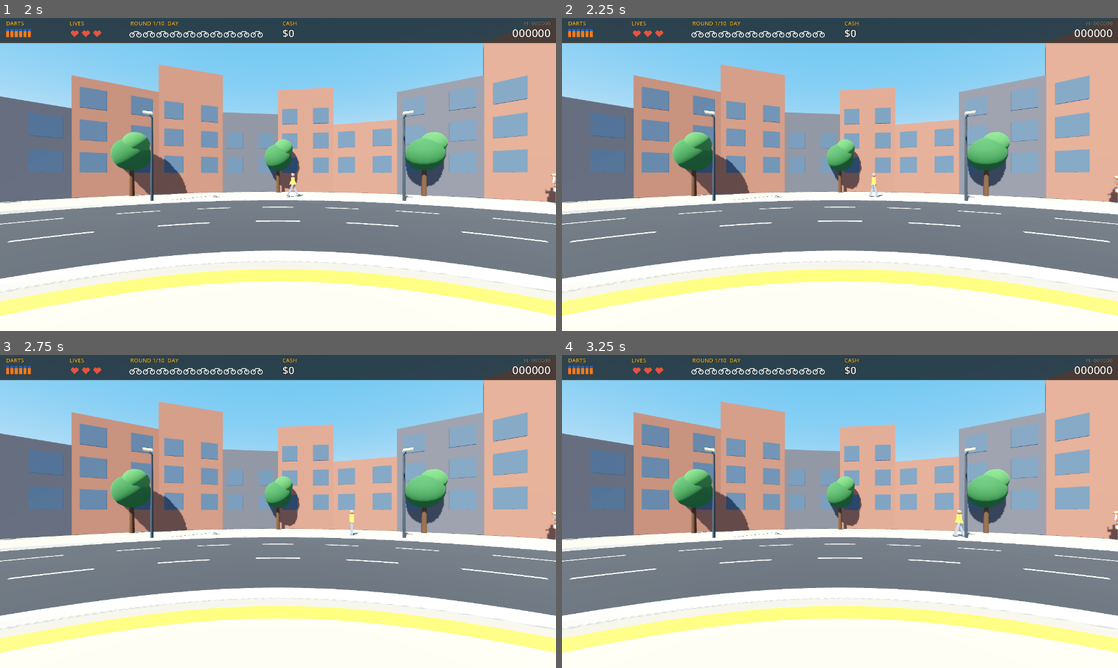
Above: before the commit, frames 1-4 (two rows, left to right).
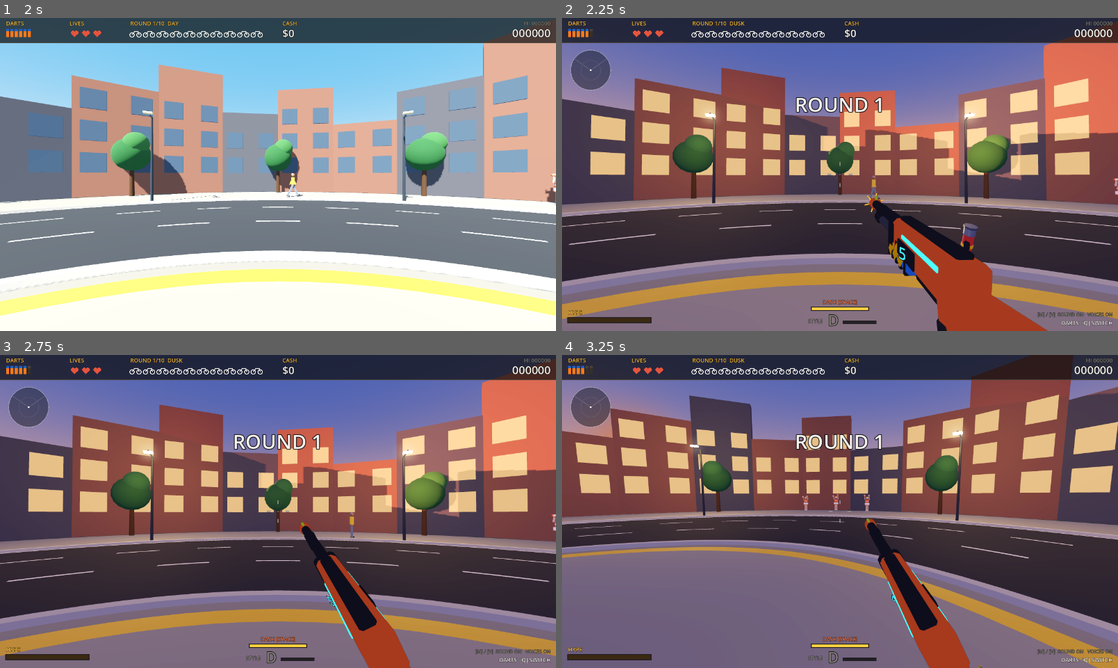
Above: after the commit, the same moments.

Repository: GVihi/FstreliBiciklina3D
Game: Godot game, scene res://main.tscn
Same seed, same stepped clock (60 frames per second), same inputs: the game is played once before the commit and once after it.
Inputs (mouse positions are in pixels of both pictures, inside the frame that each line leads up to):
- Up to frame 1 (2 s): tap Enter at 0.5 s; move the mouse to (400, 158) at 0.52 s; hold Right 0.53-1.25 s; tap 1 at 0.6 s; click (400, 158) at 0.67 s; tap Space at 0.77 s; tap 2 at 0.8 s; drag from (166, 190) to (250, 237) at 1.27 s
- Up to frame 2 (2.25 s): move the mouse to (895, 105) at 2.02 s; hold Right from 2.03 s (still down); tap 3 at 2.1 s; click (895, 105) at 2.17 s
- Up to frame 3 (2.75 s): keep holding Right; tap Enter at 2.3 s
- Up to frame 4 (3.25 s): release Right at 2.75 s; drag from (812, 574) to (673, 464) at 2.77 s

Frame 1 is identical in both runs. In frame 2, 98% of the frame differs, in the area x 0-100%, y 0-100%; in frame 3, 98%; in frame 4, 89%.
Error after the commit: Invalid call. Nonexistent function 'map_choice_at' in base 'Control (hud.gd)'. (res://scripts/input.gd:322)

Commit message:
Handle the map screen in input: arrows, 1-3, Enter, click, hover, gamepad
Co-Authored-By: Claude Sonnet 5.5 <noreply@anthropic.com>
Claude-Session: https://claude.ai/code/session_012YakzMPePQpu1WuWyvktSj

Diff:
--- a/scripts/input.gd
+++ b/scripts/input.gd
@@ -92,7 +92,9 @@
 			pause_move(1)
 			confirm_move()
 		elif kc == KEY_1 or kc == KEY_KP_1:
-			if g.state == "upgrade":
+			if g.state == "map" and g.state_t > 0.3:
+				g.pick_node(0)
+			elif g.state == "upgrade":
 				if g.state_t > 0.35:
 					g.shop_sys.pick_upgrade(0)
 			elif g.state == "shop":
@@ -100,7 +102,9 @@
 			elif g.state == "play":
 				toggle_weapon(false)
 		elif kc == KEY_2 or kc == KEY_KP_2:
-			if g.state == "upgrade":
+			if g.state == "map" and g.state_t > 0.3:
+				g.pick_node(1)
+			elif g.state == "upgrade":
 				if g.state_t > 0.35:
 					g.shop_sys.pick_upgrade(1)
 			elif g.state == "shop":
@@ -108,7 +112,9 @@
 			elif g.state == "play":
 				toggle_weapon(true)
 		elif kc == KEY_3 or kc == KEY_KP_3:
-			if g.state == "upgrade" and g.state_t > 0.35:
+			if g.state == "map" and g.state_t > 0.3:
+				g.pick_node(2)
+			elif g.state == "upgrade" and g.state_t > 0.35:
 				g.shop_sys.pick_upgrade(2)
 			elif g.state == "shop":
 				g.shop_sys.buy(2)
@@ -203,14 +209,19 @@
 
 
 func menu_move(d: int) -> void:
-	if g.state == "upgrade":
+	if g.state == "map":
+		g.map_sel = posmod(g.map_sel + d, maxi(1, g.map_choices.size()))
+	elif g.state == "upgrade":
 		g.menu_sel = posmod(g.menu_sel + d, maxi(1, g.offers.size()))
 	elif g.state == "shop":
 		g.menu_sel = posmod(g.menu_sel + d, maxi(1, g.shop_items.size()))
 
 
 func menu_confirm() -> void:
-	if g.state == "title":
+	if g.state == "map":
+		if g.state_t > 0.3:
+			g.pick_node(g.map_sel)
+	elif g.state == "title":
 		title_activate(g.title_sel)
 	elif g.state == "play" and g.paused:
 		pause_activate(g.pause_sel)
@@ -307,6 +318,10 @@
 	var ci = g.hud.confirm_at(pos)
 	if ci >= 0:
 		g.confirm_sel = ci
+	if g.state == "map":
+		var mi = g.hud.map_choice_at(pos)
+		if mi >= 0:
+			g.map_sel = mi
 
 
 # ---- title screen menu (entries are listed in hud.gd TITLE_ITEMS)
@@ -428,6 +443,9 @@
 			var ti = g.hud.title_at(mp)
 			if ti >= 0:
 				title_activate(ti)
+	elif g.state == "map":
+		if g.state_t > 0.3:
+			g.pick_node(g.hud.map_choice_at(g.get_viewport().get_mouse_position()))
 	elif g.state == "clear" and g.state_t > 0.8:
 		g.shop_sys.enter_upgrade()
 	elif g.state == "upgrade" and g.state_t > 0.35:
